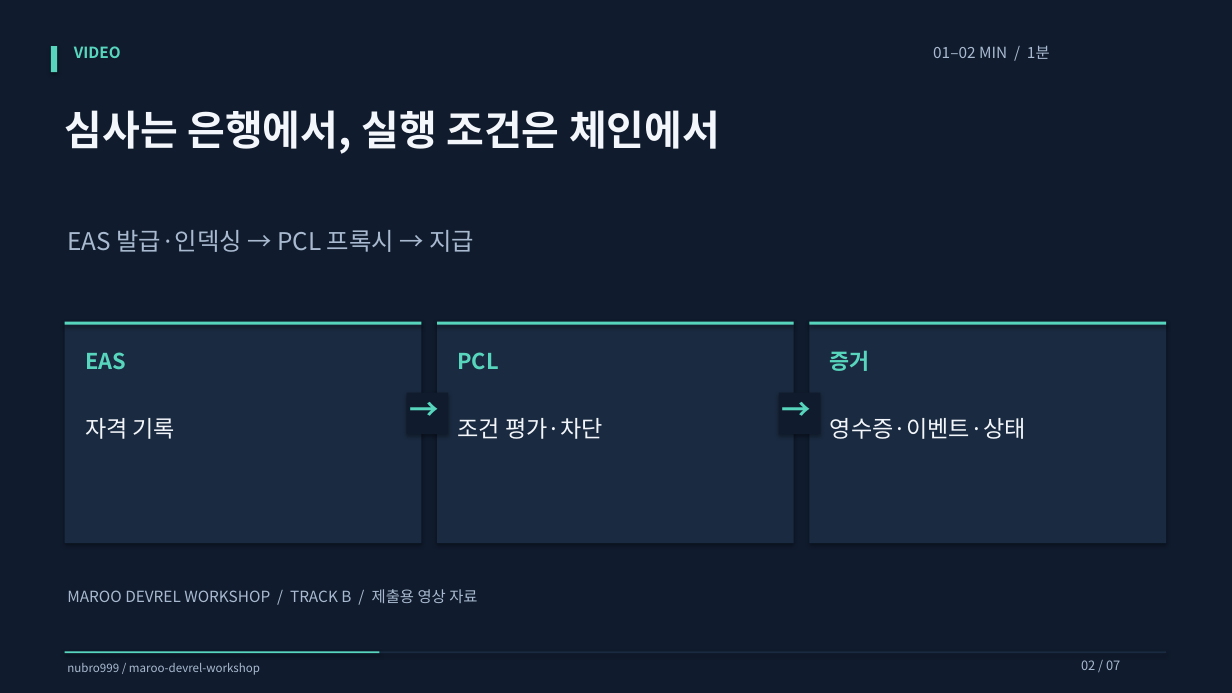
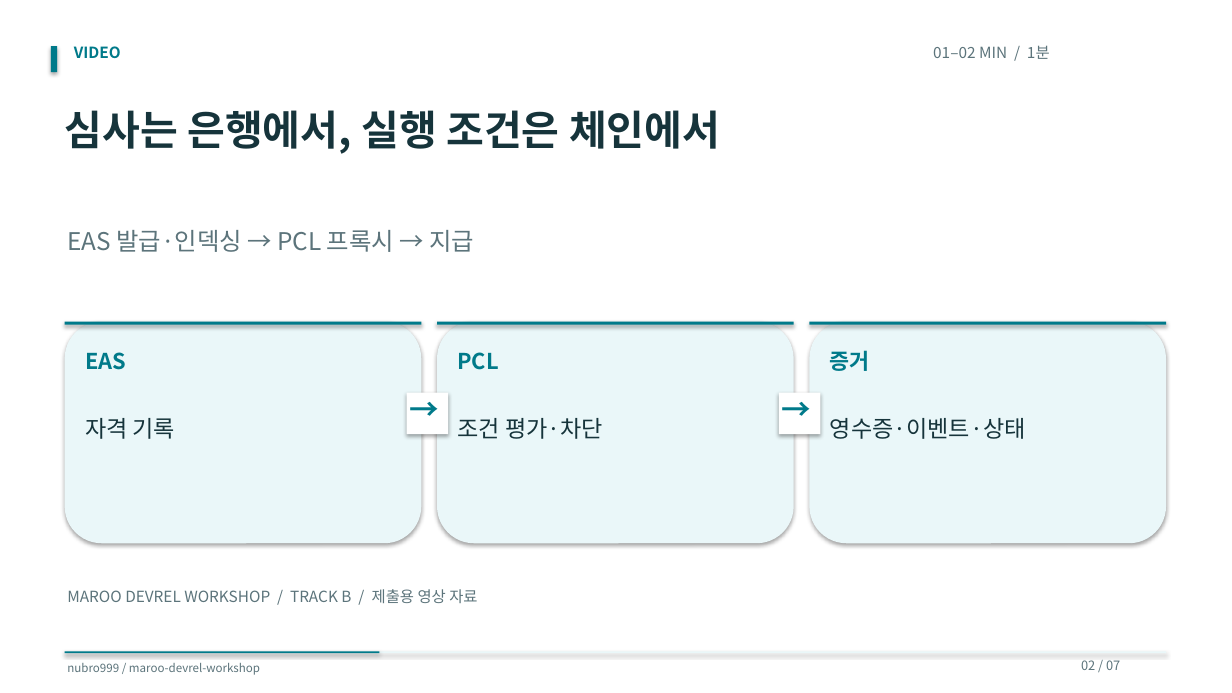
Before and after one commit to nubro999/maroo-devrel-workshop, a slide deck: slide 2 of video/Video_Slides.pptx. Drawn at 1232x693 pixels with LibreOffice and Linux fonts; fonts in the diff are those of the drawing. Boxes give left, top, right and bottom in pixels: in the first picture for what was removed or moved away, otherwise in the second. Text is boxed around its words. In the diff, an @@ line names an element or a change of style, - is before the commit and + after.

Commit message:
Restyle workshop and cheatsheet with white and Maroo core colors

```diff
--- a/video/Video_Slides.pptx
+++ b/video/Video_Slides.pptx
@@ rectangle to rounded rectangle; fill #1A2A40 to #EAF7F9 in 3 elements at [65, 322, 421, 543], [437, 322, 794, 543], [810, 322, 1166, 543] @@
@@ fill #101B2D to #FFFFFF in 3 elements at [0, 0, 1232, 693], [407, 393, 448, 434], [779, 393, 821, 434] @@
@@ text colour #58D6BD to #007A8A in 6 elements at [74, 46, 121, 58], [85, 352, 126, 370], [457, 352, 499, 370], [830, 350, 870, 371], [409, 391, 451, 433], [782, 391, 823, 433] @@
@@ text colour #F3F6FA to #16343B in 4 elements at [65, 110, 720, 154], [85, 418, 176, 439], [457, 418, 603, 439], [830, 418, 1026, 439] @@
@@ fill #58D6BD to #007A8A in 5 elements at [51, 46, 57, 72], [437, 322, 794, 325], [810, 322, 1166, 325], [65, 322, 421, 325], [65, 652, 380, 653] @@
@@ rectangle at [65, 652, 1166, 653]: fill #1A2A40 to #EAF7F9 @@
@@ text colour #A9BAD0 to #5C747B in 5 elements at [933, 45, 1050, 59], [67, 230, 474, 252], [67, 589, 477, 603], [67, 663, 260, 675], [1081, 660, 1120, 670] @@
```
Also in this commit, not shown: 6 other slides changed, 8 other files.
